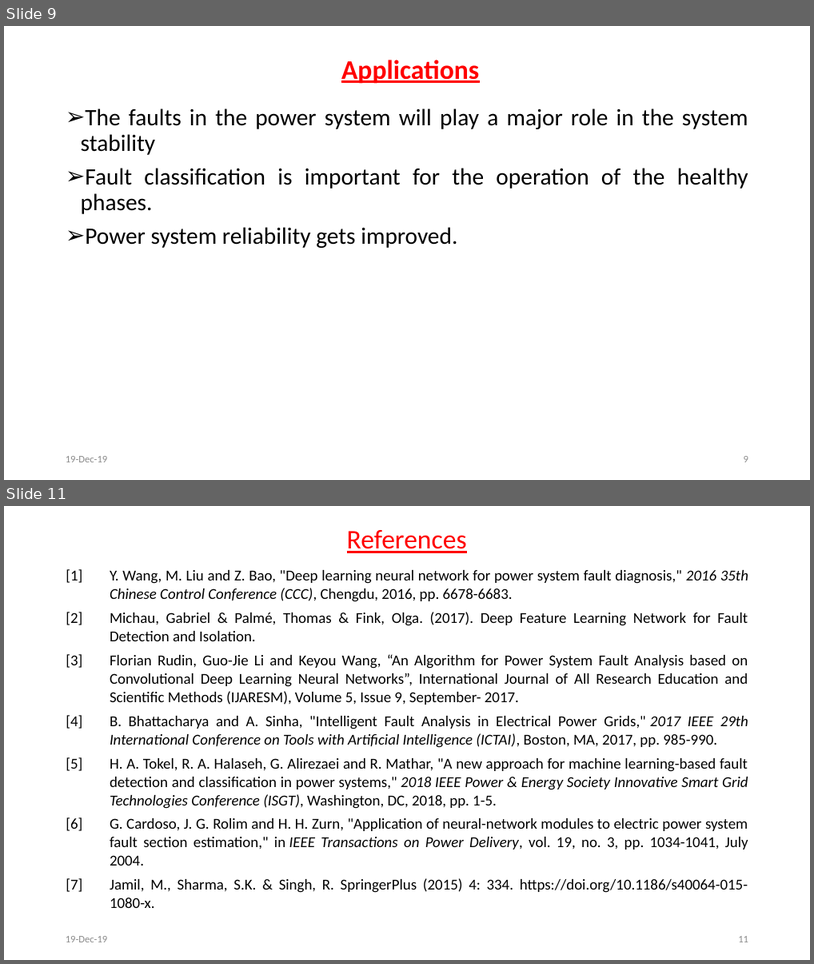
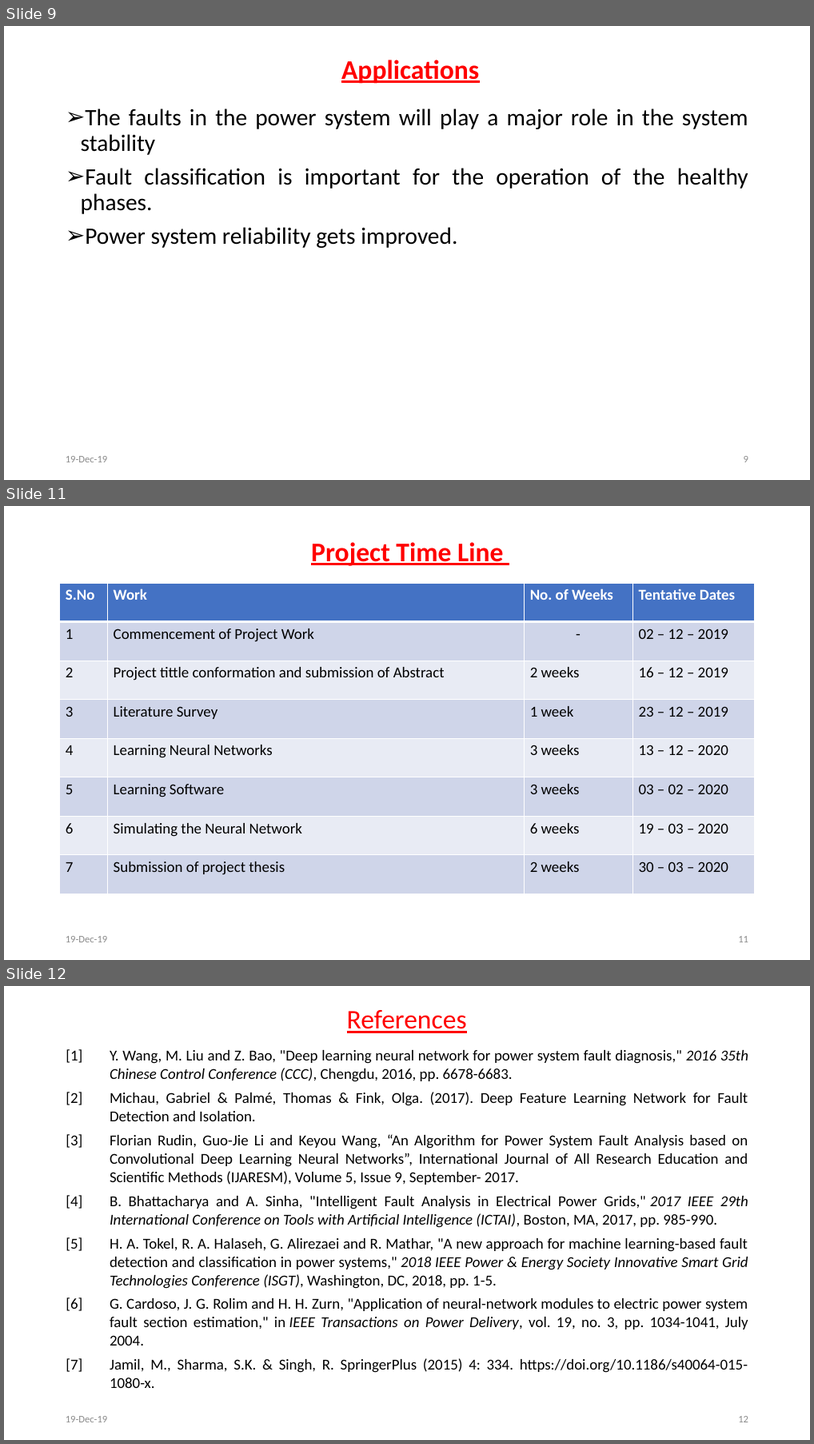
Before and after one commit to svec-final-year-project-eee/Project, a slide deck: First Review/First Oral Presentation.pptx. Shown one above the other, each under a label of ours: slides 9 and 11 before the commit, slides 9, 11 and 12 after it; the slides between them are not shown. The pictures are 814x964 and 814x1444 pixels, drawn with LibreOffice and Linux fonts; fonts in the diff are those of the drawing. Boxes give left, top, right and bottom in pixels: in the first picture for what was removed or moved away, otherwise in the second. Text is boxed around its words. In the diff, an @@ line names an element or a change of style, - is before the commit and + after.

```diff
--- a/First Review/First Oral Presentation.pptx
+++ b/First Review/First Oral Presentation.pptx
@@ slide 11 added at bbox=[4, 506, 810, 960], background #FFFFFF @@
@@ text added at bbox=[311, 542, 503, 566], 32 pt, text #FF0000, bold, underline @@
+Project Time Line
@@ table added at bbox=[60, 583, 755, 894], 8 rows, 4 columns @@
+S.No | Work | No. of Weeks | Tentative Dates
+1 | Commencement of Project Work | - | 02 – 12 – 2019
+2 | Project tittle conformation and submission of Abstract | 2 weeks | 16 – 12 – 2019
+3 | Literature Survey | 1 week | 23 – 12 – 2019
+4 | Learning Neural Networks | 3 weeks | 13 – 12 – 2020
+5 | Learning Software | 3 weeks | 03 – 02 – 2020
+6 | Simulating the Neural Network | 6 weeks | 19 – 03 – 2020
+7 | Submission of project thesis | 2 weeks | 30 – 03 – 2020
@@ text added at bbox=[66, 936, 108, 942], 12 pt, text #8C8C8C @@
+19-Dec-19
@@ page number added at bbox=[738, 936, 749, 942], 12 pt, text #8C8C8C @@
+11
@@ what was slide 11 is now slide 12 @@
```
Also in this commit, not shown: 6 slides changed, 2 other files.
